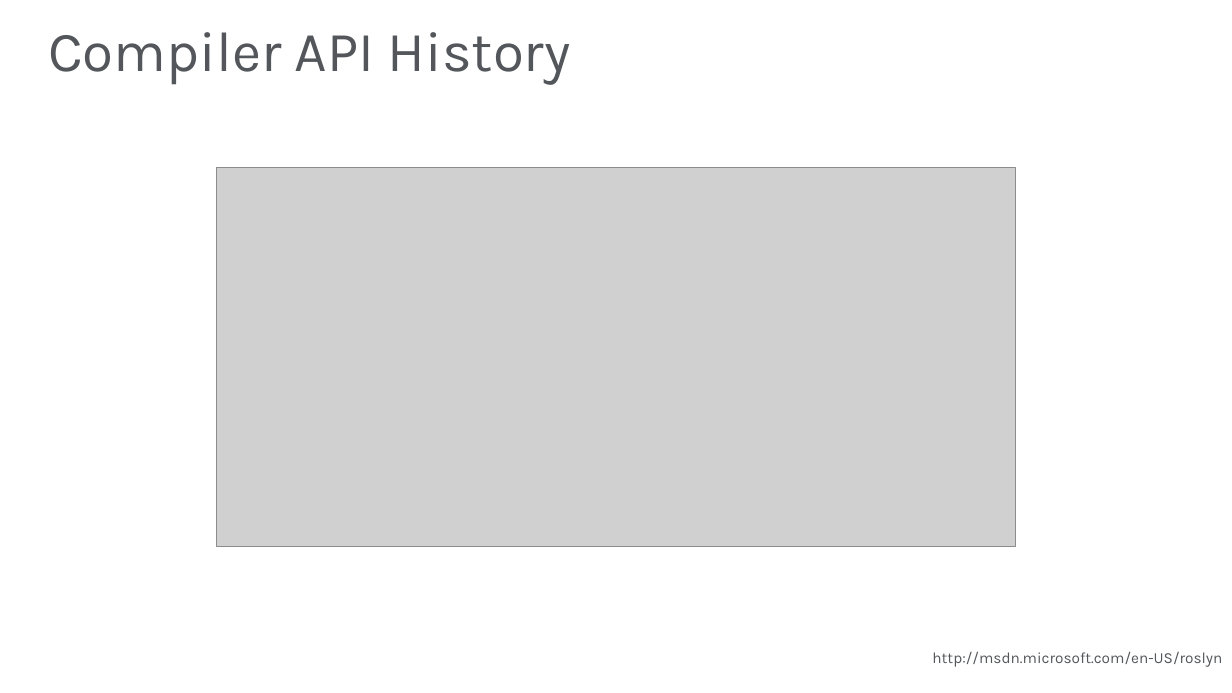
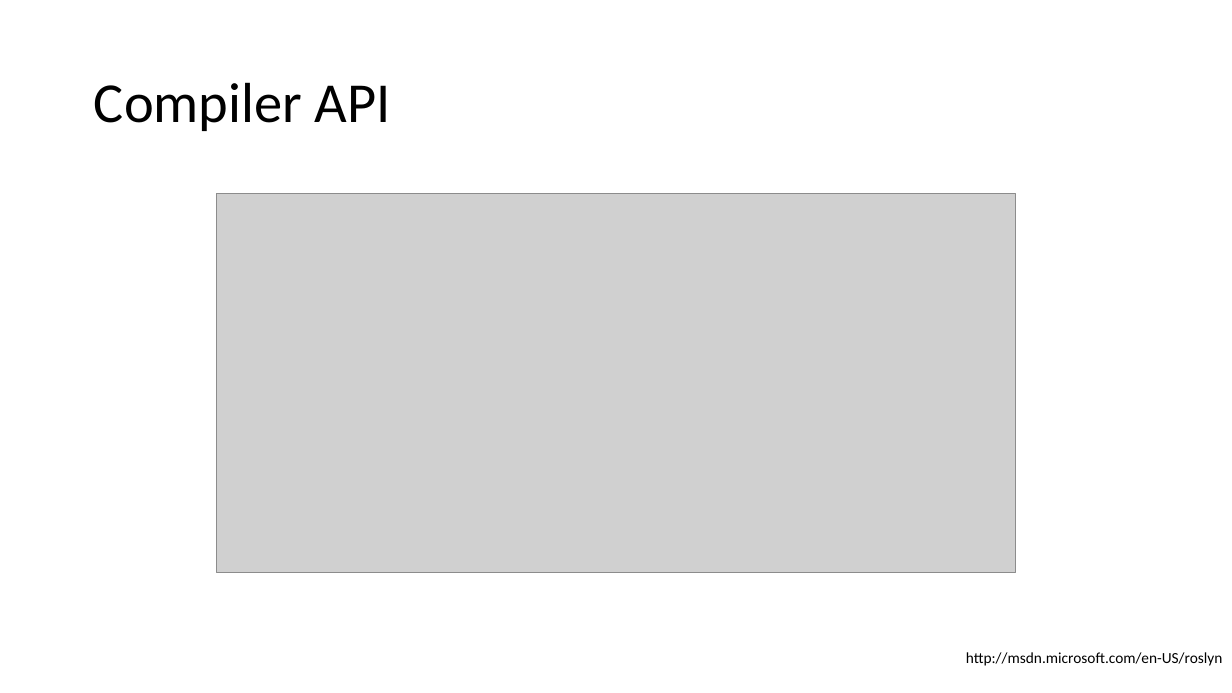
Before and after one commit to JasonBock/Presentations, a slide deck: slide 13 of Using the Compiler API in Real-World Scenarios.pptx. Drawn at 1232x693 pixels with LibreOffice and Linux fonts; fonts in the diff are those of the drawing; grey boxes stand for pictures; background and template pictures are left out. Boxes give left, top, right and bottom in pixels: in the first picture for what was removed or moved away, otherwise in the second. Text is boxed around its words. In the diff, an @@ line names an element or a change of style, - is before the commit and + after.

```diff
--- a/Using the Compiler API in Real-World Scenarios.pptx
+++ b/Using the Compiler API in Real-World Scenarios.pptx
@@ title at (94, 82, 391, 131): text changed; font Karla to Calibri; text colour #53565A to #000000 @@
-Compiler API History
+Compiler API
@@ picture: place and size @@
-picture at (217, 168, 1016, 547)
+picture at (216, 194, 1015, 573)
@@ text "http://msdn.microsoft.com/en-US/roslyn": place and size @@
-text "http://msdn.microsoft.com/en-US/roslyn" at (932, 651, 1222, 667)
+text "http://msdn.microsoft.com/en-US/roslyn" at (966, 652, 1223, 666)
@@ text "http://msdn.microsoft.com/en-US/roslyn" at (966, 652, 1223, 666): font Karla to Calibri, text colour #53565A to #000000 @@
```
Also in this commit, not shown: 15 other slides changed.
